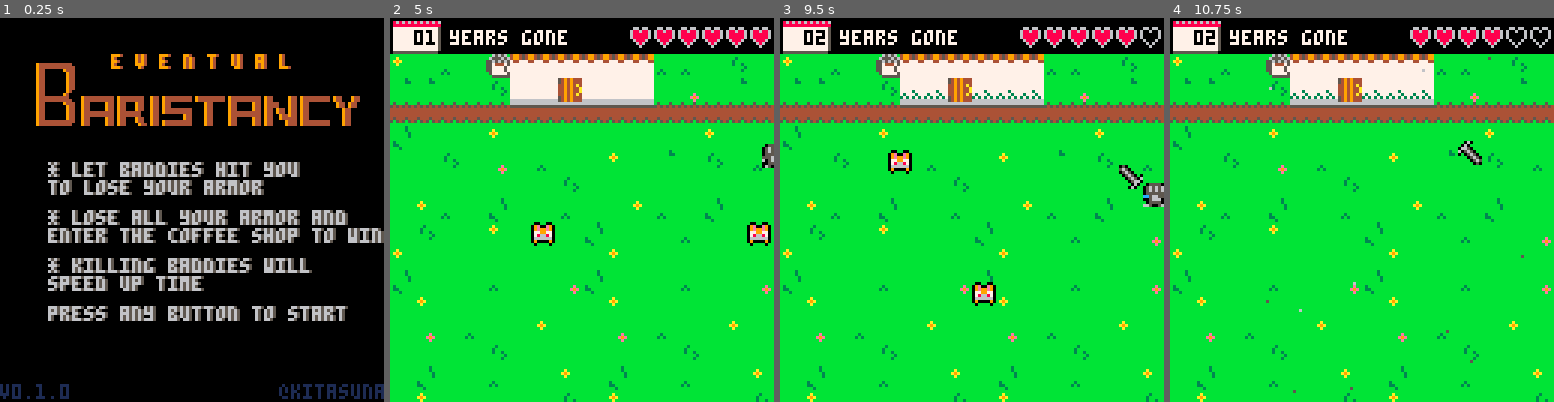
Above: before the commit, frames 1-4 (left to right).
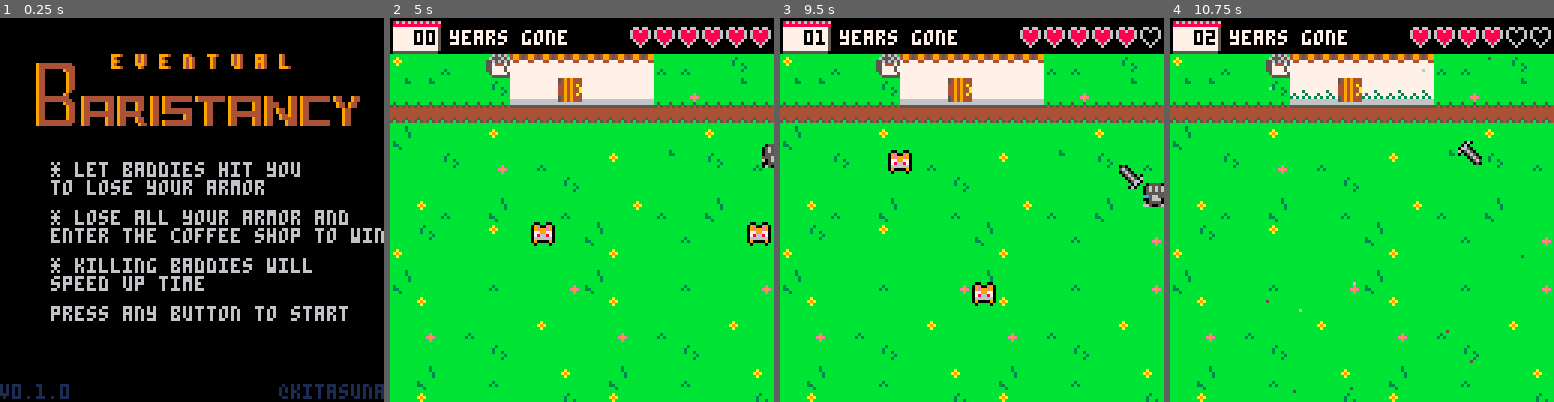
Above: after the commit, the same moments.

Repository: kitasuna/eventual-baristancy
Game: PICO-8 cartridge main.p8
The game is run twice, just before and just after one commit, with the same random seed, the same clock (stepped at 60 frames per second) and the same inputs.
Inputs:
- Up to frame 1 (0.25 s): no input
- Up to frame 2 (5 s): tap X (X key) at 0.33, 1.07, 1.85, 2.97, 4.08 s; tap O (Z key) at 0.7, 1.7, 2.1, 2.5, 2.9, 3.3, 3.7, 4.1, 4.5, 4.9 s; hold Right 1.6-2.1 s; hold Up 2.15-2.42 s; hold Right 2.47-3.03 s; hold Left 3.08-3.58 s; hold Down 3.63-3.97 s; hold Right 4.02-4.68 s; hold Up from 4.73 s (still down)
- Up to frame 3 (9.5 s): release Up at 5.03 s; hold Left 5.08-5.68 s; tap X (X key) every 1.12 s from 5.2 to 8.55 s; tap O (Z key) every 0.4 s from 5.3 to 9.3 s; hold Down 5.73-6.03 s; hold Right 6.08-6.58 s; hold Right 6.63-7.13 s; hold Up 7.18-7.45 s; hold Right 7.5-8.07 s; hold Left 8.12-8.62 s; hold Down 8.67-9 s; hold Right from 9.05 s (still down)
- Up to frame 4 (10.75 s): tap X (X key) at 9.67 s; tap O (Z key) at 9.7, 10.1, 10.5 s; release Right at 9.72 s; hold Up 9.77-10.07 s; hold Left 10.12-10.72 s

The runs differ from the first frame. In frame 1, 10% of the frame differs, in the area x 12-100%, y 37-79%; in frame 2, less than 0.1%; in frame 3, 0.3%; in frame 4, nothing differs.

Commit message:
Add story screen

Diff:
--- a/main.p8
+++ b/main.p8
@@ -1,7 +1,8 @@
 pico-8 cartridge // http://www.pico-8.com
 version 39
 __lua__
--- main
+-- Eventual Baristancy
+-- by kitasuna
 #include player.lua
 #include entity.lua
 #include fleas.lua
@@ -46,26 +47,54 @@
   print("e v e n t u a l",37,12,9)
   spr(208,12,12,16,3)
 
-  print("* let baddies hit you\nto lose your armor",17,48,5)
-  print("* let baddies hit you\nto lose your armor",16,48,6)
-
-  print("* lose all your armor and\nenter the coffee shop to win",17,64,5)
-  print("* lose all your armor and\nenter the coffee shop to win",16,64,6)
-
-  print("* killing baddies will\nspeed up time",17,80,5)
-  print("* killing baddies will\nspeed up time",16,80,6)
-
-  print("press any button to start",17,96,5)
-  print("press any button to start",16,96,6)
+  print("* let baddies hit you\nto lose your armor",17,48,6)
+
+  print("* lose all your armor and\nenter the coffee shop to win",17,64,6)
+
+  print("* killing baddies will\nspeed up time",17,80,6)
+
+  print("press any button to start",17,96,6)
   print("v0.1.0", 0, 122, 1)
   print("@kitasuna", 93, 122, 1)
 end
 
 function title_update()
   if btn() > 0 then
+    music(0)
+    __draw = story_draw
+    __update = story_update
+  end
+end
+
+_last_cam_y = 0
+function story_draw()
+  cls()
+  print("story",54,120,4)
+  print("story",55,120,9)
+  print("press any button to skip", 16, 130, 6)
+  print("you are an experienced knight,\nand have traveled the world,\nfighting many battles.",2,140,6)
+
+  print("but now, you are called home by\nyour aging father to take over\nthe family business:",2,164,6)
+
+  print("a coffee shop.",38,190,6)
+
+  print("in order to become a barista,\nyou must remove your armor,\nand leave behind your previous\nlife of battle.\n",2,204,6)
+
+  print("only then will you be able to\nenter the coffee shop and\nfulfill your father's wishes...",2,234,6)
+
+  print("press any button to start",2,260,6)
+end
+
+function story_update()
+  if _last_cam_y <= 196 then
+    _last_cam_y += 0.3
+    camera(0,_last_cam_y)
+  end
+  if _last_cam_y > 4 and btn() > 0 then
+    camera(0,0)
     __draw = game_draw
     __update = game_update
-    music(0)
+    _timers.last_year = time()
   end
 end
 
@@ -168,7 +197,6 @@
     dad.ttl = 5
     _powerup_cycle_time = 15 - (rnd(4) - 2)
     _timers.last_powerup = tt
-    printh("next powerup: ".._powerup_cycle_time)
   end
 
 
@@ -407,9 +435,139 @@
 
 
 
+…(130 lines of a section not shown)…
 __gff__
 0000000000000000000000000000000000000000000000000000000000000000000000000000000000000000000000000000000000000000000000000000000000000000000000000000000000000000010101010101010100000000000000000100000000000000000000000000000000000000000000000000000000000000
-0101010101000000000000000000000001010200010100000000000000000000000000000000000000000000000000000000000000000000000000000000000000000000000000000000000000000000000000000000000000000000000000000000000000000000000000000000000000000000000000000000000000000000
+0101010101010000000000000000000001010200010100000000000000000000000000000000000000000000000000000000000000000000000000000000000000000000000000000000000000000000000000000000000000000000000000000000000000000000000000000000000000000000000000000000000000000000
 __map__
 4140454040808182838485454540434040400000000000000000000000000000000000000000000000000000000000000000000000000000000000000000000000000000000000000000000000000000000000000000000000000000000000000000000000000000000000000000000000000000000000000000000000000000
 4646404043909091909090404240464040400000000000000000000000000000000000000000000000000000000000000000000000000000000000000000000000000000000000000000000000000000000000000000000000000000000000000000000000000000000000000000000000000000000000000000000000000000
Not shown, changed: 130 lines of the sprite sheet (__gfx__) section of main.p8
Not shown, changed: the thumbnail (__label__) section of main.p8
